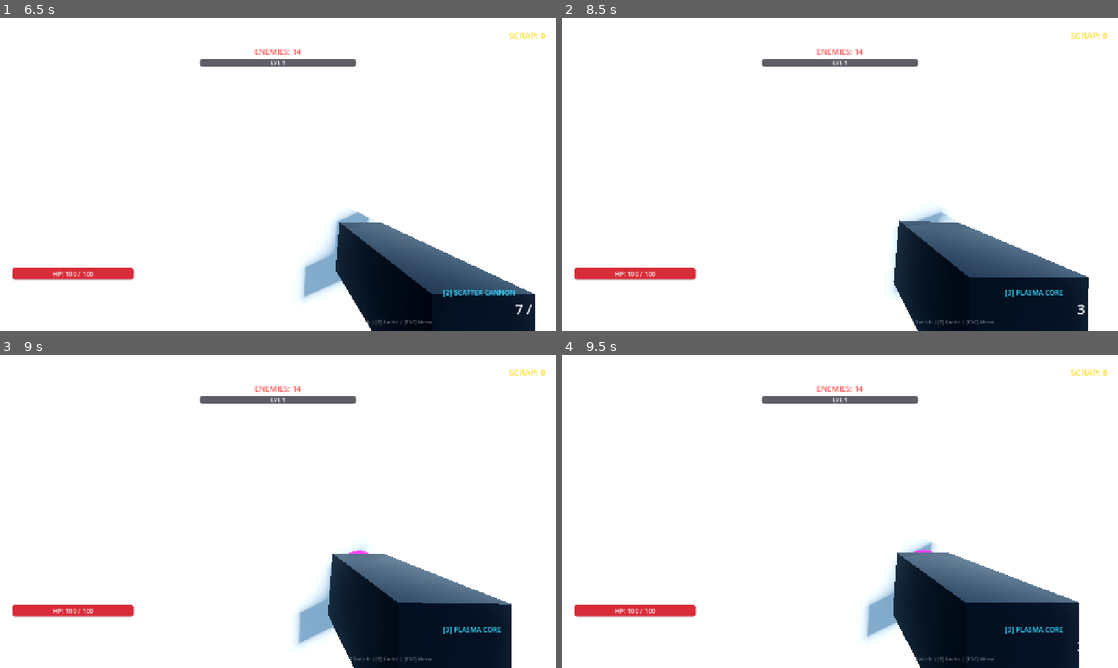
Above: before the commit, frames 1-4 (two rows, left to right).
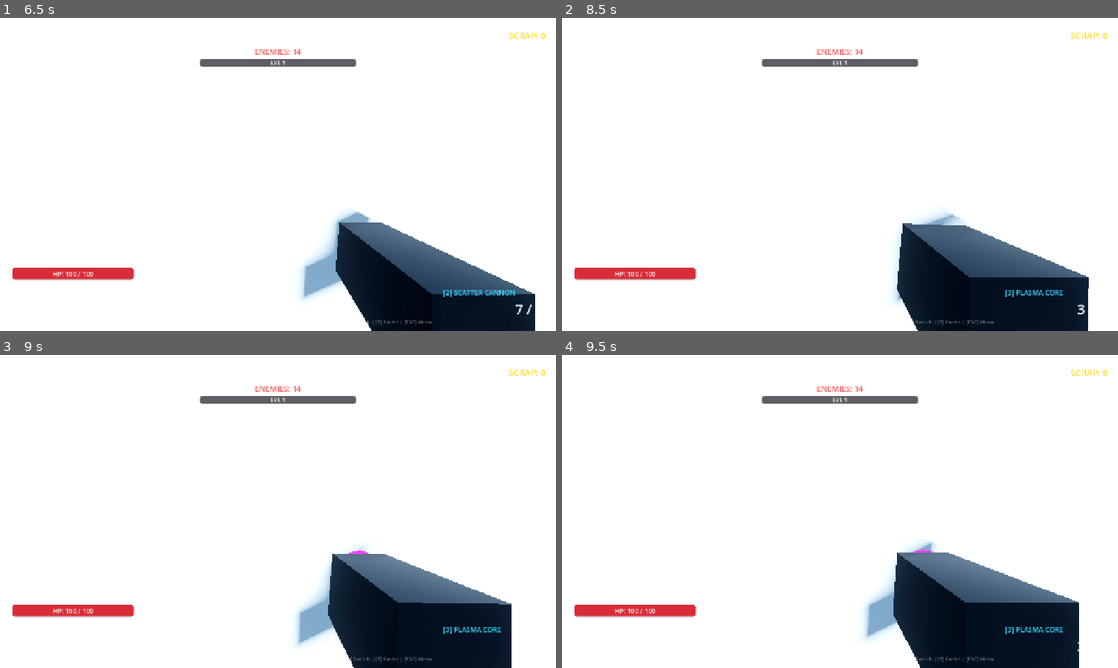
Above: after the commit, the same moments.

Repository: YuriSekaii/CyberHorde-FPS-Roguelike
Game: Godot game, scene res://scenes/main.tscn
Two runs of this game, one before a commit and one after it. Both use one fixed random seed, a clock stepped at 60 frames per second and the inputs below.
Inputs (mouse positions are in pixels of both pictures, inside the frame that each line leads up to):
- Up to frame 1 (6.5 s): click "🎮 SINGLE PLAYER (SOLO)" at 0.5 s; tap Enter at 1.25 s; move the mouse to (305, 174) at 1.27 s; press the mouse at (305, 174) at 1.28 s; hold W (move_forward) from 1.28 s (still down); tap Space (jump) at 1.52, 2.27, 3.77, 4.52, 5.27 s; move the mouse to (250, 174) at 2.02 s; release the mouse at (250, 174) at 2.03 s; right-click (250, 174) at 2.1 s; click (250, 174) at 2.3 s; move the mouse to (289, 168) at 2.77 s; hold E (interact) 2.78-3.53 s; click (289, 168) at 3.05 s; move the mouse to (272, 180) at 3.52 s; click (272, 180) at 3.6 s; move the mouse to (316, 177) at 4.27 s; hold Shift (sprint) 4.28-5.03 s; click (316, 177) at 4.55 s; tap R (reload) at 4.9 s; move the mouse to (233, 171) at 5.02 s; tap 1 (weapon_1) at 5.1 s; click (233, 171) at 5.3 s; move the mouse to (283, 174) at 5.77 s; hold 2 (weapon_2) from 5.78 s (still down); click (283, 174) at 6.05 s
- Up to frame 2 (8.5 s): move the mouse to (817, 168) at 6.52 s; release W (move_forward) at 6.53 s; release 2 (weapon_2) at 6.53 s; hold D (move_right) 6.53-7.28 s; tap 3 (weapon_3) at 6.6 s; tap Space (jump) at 6.77, 7.52, 8.27 s; click (817, 168) at 6.8 s; move the mouse to (867, 174) at 7.27 s; press the mouse at (867, 174) at 7.28 s; hold W (move_forward) from 7.28 s (still down); tap Enter at 7.35 s; move the mouse to (812, 174) at 8.02 s; release the mouse at (812, 174) at 8.03 s; tap F at 8.1 s; click (812, 174) at 8.3 s
- Up to frame 3 (9 s): keep holding W (move_forward); move the mouse to (289, 505) at 8.77 s; press the mouse at (289, 505) at 8.78 s; tap M at 8.85 s
- Up to frame 4 (9.5 s): keep holding W (move_forward)

Frame 1 is identical in both runs. In frame 2, 0.5% of the frame differs, in the area x 59-73%, y 61-92%; in frame 3, less than 0.1%; in frame 4, less than 0.1%.

Commit message:
Buff Scatter Cannon and Plasma Core weapons with dedicated crit chance and damage scaling

Diff:
--- a/scripts/player/drone.gd
+++ b/scripts/player/drone.gd
@@ -198,7 +198,7 @@
 		# - Multi-Barrel Splitter (extra projectiles)
 		# - Extended Mag (same magazine capacity)
 		# - Rapid Loader (same reload speed)
-		bullet.setup(bullet_dir, w.damage, w.is_explosive, is_plasma)
+		bullet.setup(bullet_dir, w.damage, w.is_explosive, is_plasma, w.base_crit_chance)
 
 	if current_ammo <= 0:
 		_start_reload(w)
--- a/scripts/player/player.gd
+++ b/scripts/player/player.gd
@@ -65,6 +65,7 @@
 	var spread: float
 	var is_explosive: bool
 	var sound_name: String
+	var base_crit_chance: float = 0.10
 
 var weapons: Array[Weapon] = []
 var active_weapon_idx: int = 0
@@ -187,40 +188,43 @@
 	rifle.spread = 0.02
 	rifle.is_explosive = false
 	rifle.sound_name = "shoot_rifle"
+	rifle.base_crit_chance = 0.10
 	weapons.append(rifle)
 
 	# Weapon 1: Scatter Shotgun
 	var shotgun = Weapon.new()
 	shotgun.name = "Scatter Cannon"
 	shotgun.fire_rate = 0.65
-	shotgun.damage = 14.0
+	shotgun.damage = 18.0
 	shotgun.base_max_ammo = 8
 	shotgun.max_ammo = 8
 	shotgun.current_ammo = 8
 	shotgun.base_reload_time = 1.6
 	shotgun.reload_time = 1.6
 	shotgun.is_auto = false
-	shotgun.pellets = 7
+	shotgun.pellets = 10
 	shotgun.spread = 0.075
 	shotgun.is_explosive = false
 	shotgun.sound_name = "shoot_shotgun"
+	shotgun.base_crit_chance = 0.15
 	weapons.append(shotgun)
 
 	# Weapon 2: Plasma Launcher
 	var plasma = Weapon.new()
 	plasma.name = "Plasma Core"
-	plasma.fire_rate = 0.85
-	plasma.damage = 65.0
+	plasma.fire_rate = 0.5
+	plasma.damage = 150.0
 	plasma.base_max_ammo = 5
 	plasma.max_ammo = 5
 	plasma.current_ammo = 5
-	plasma.base_reload_time = 1.8
-	plasma.reload_time = 1.8
+	plasma.base_reload_time = 2.0
+	plasma.reload_time = 2.0
 	plasma.is_auto = false
 	plasma.pellets = 1
 	plasma.spread = 0.015
 	plasma.is_explosive = true
 	plasma.sound_name = "shoot_plasma"
+	plasma.base_crit_chance = 0.25
 	weapons.append(plasma)
 
 	_switch_weapon(0)
@@ -465,7 +469,7 @@
 		var spread_y = randf_range(-spread_angle, spread_angle)
 		var bullet_dir = (base_dir + camera.global_transform.basis.x * spread_x + camera.global_transform.basis.y * spread_y).normalized()
 
-		bullet.setup(bullet_dir, w.damage, w.is_explosive, active_weapon_idx == 2)
+		bullet.setup(bullet_dir, w.damage, w.is_explosive, active_weapon_idx == 2, w.base_crit_chance)
 
 	# Notify squad of gunfire visual & sound
 	if NetworkManager.is_multiplayer:
@@ -747,7 +751,7 @@
 		var bullet = BULLET_SCENE.instantiate()
 		get_parent().add_child(bullet)
 		bullet.global_position = origin
-		bullet.setup(dir, w.damage, w.is_explosive, wep_idx == 2)
+		bullet.setup(dir, w.damage, w.is_explosive, wep_idx == 2, w.base_crit_chance)
 
 @rpc("any_peer", "call_local", "reliable")
 func rpc_set_downed(downed: bool) -> void:
--- a/scripts/projectiles/bullet.gd
+++ b/scripts/projectiles/bullet.gd
@@ -11,6 +11,7 @@
 var pierces_left: int = 0
 var bounces_left: int = 0
 var already_hit: Array[Node] = []
+var crit_chance: float = 0.10
 
 const EXPLOSION_SCENE = preload("res://scenes/projectiles/explosion.tscn")
 
@@ -19,11 +20,12 @@
 	if GameManager.bouncing_bullets:
 		bounces_left = GameManager.bounce_count
 
-func setup(dir: Vector3, dmg: float, explosive: bool = false, from_plasma: bool = false) -> void:
+func setup(dir: Vector3, dmg: float, explosive: bool = false, from_plasma: bool = false, base_crit: float = 0.10) -> void:
 	direction = dir.normalized()
 	base_damage = dmg
 	is_explosive = explosive or GameManager.explosive_rounds
 	is_plasma = from_plasma
+	crit_chance = base_crit + (GameManager.crit_chance - 0.10)
 	if direction != Vector3.ZERO:
 		look_at(global_position + direction, Vector3.UP)
 
@@ -54,7 +56,7 @@
 
 	if collider is Node and collider.is_in_group("enemies"):
 		already_hit.append(collider)
-		var is_crit = randf() < GameManager.crit_chance
+		var is_crit = randf() < crit_chance
 		var final_dmg = base_damage * GameManager.damage_mult
 		if is_crit:
 			final_dmg *= GameManager.crit_damage
@@ -146,10 +148,11 @@
 		exp_inst.global_position = pos
 		var rad = GameManager.explosion_radius
 		if is_plasma:
-			# Base Plasma AoE is 4.5. If denote perk (explosive_rounds) is picked, get +100% more radius (9.0m)!
-			rad = 4.5 * (2.0 if GameManager.explosive_rounds else 1.0)
-		# Explosive damage is purely based on the initial hit damage
-		exp_inst.setup(initial_hit_dmg * 0.8, rad)
+			# Base Plasma AoE is 5.0m. If Explosive Payload perk is picked, get +100% more radius (10.0m)!
+			rad = 5.0 * (2.0 if GameManager.explosive_rounds else 1.0)
+		# Explosive damage: Plasma deals 100% AoE (150 base direct, 150 base AoE), others deal 80% AoE
+		var aoe_dmg = initial_hit_dmg if is_plasma else (initial_hit_dmg * 0.8)
+		exp_inst.setup(aoe_dmg, rad)
 
 func _trigger_chain_lightning_at_pos(origin_pos: Vector3, chain_dmg: float, ignore_enemy: Node) -> void:
 	var enemies = get_tree().get_nodes_in_group("enemies")
@@ -158,7 +161,7 @@
 		if enemy is Node3D and is_instance_valid(enemy) and enemy != ignore_enemy:
 			var d = origin_pos.distance_to(enemy.global_position)
 			if d < 8.5:
-				var is_crit = randf() < GameManager.crit_chance
+				var is_crit = randf() < crit_chance
 				var final_dmg = chain_dmg * (GameManager.crit_damage if is_crit else 1.0)
 				if enemy.has_method("rpc_take_damage") and NetworkManager.is_multiplayer:
 					enemy.rpc_take_damage.rpc(final_dmg, is_crit, origin_pos)
Not shown, changed: README.md
